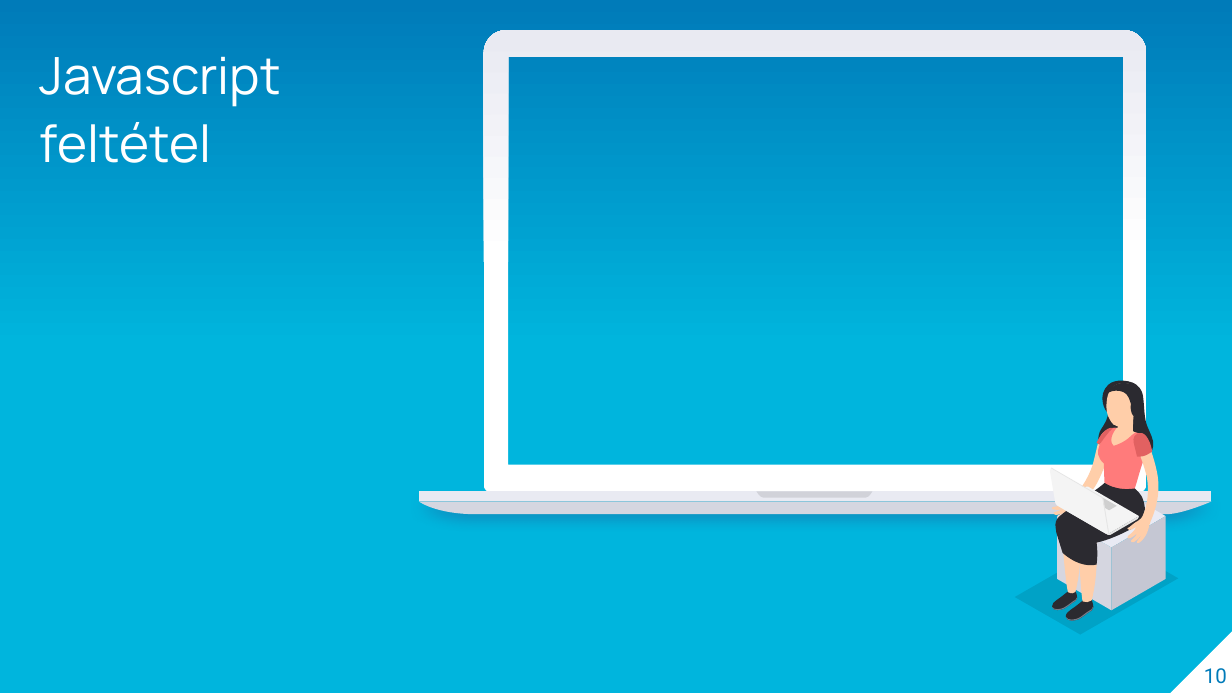
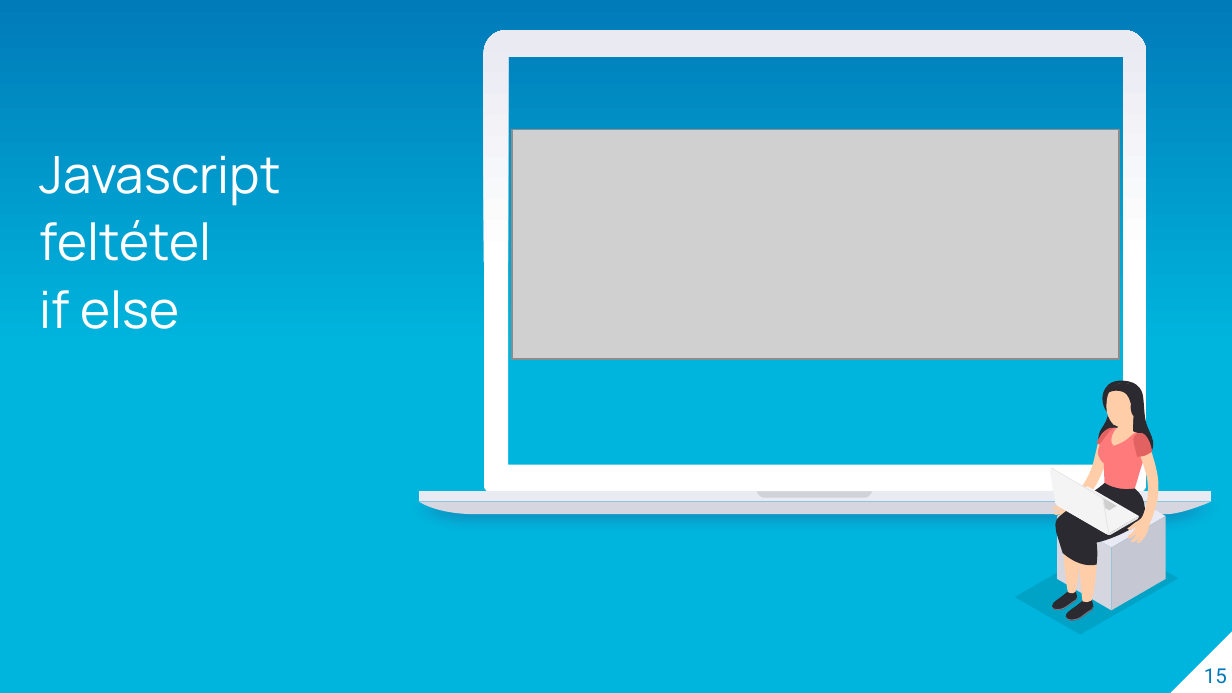
Before and after one commit to laszlofeher/javascriptalapok, a slide deck: slide 15 of 2Alkalom/Js2.pptx (slide 10 before the commit). Drawn at 1232x693 pixels with LibreOffice and Linux fonts; fonts in the diff are those of the drawing; grey boxes stand for pictures. Boxes give left, top, right and bottom in pixels: in the first picture for what was removed or moved away, otherwise in the second. Text is boxed around its words. In the diff, an @@ line names an element or a change of style, - is before the commit and + after.

```diff
--- a/2Alkalom/Js2.pptx
+++ b/2Alkalom/Js2.pptx
@@ picture added at (513, 129, 1120, 359) @@
@@ text at (40, 155, 281, 329): text changed @@
-Javascript feltétel
+Javascript
+feltétel
+if else
@@ page number at (1204, 668, 1227, 684): text changed @@
-10
+15
```
Also in this commit, not shown: 3 other slides changed, 8 slides added, 25 slides removed, 26 other files.
